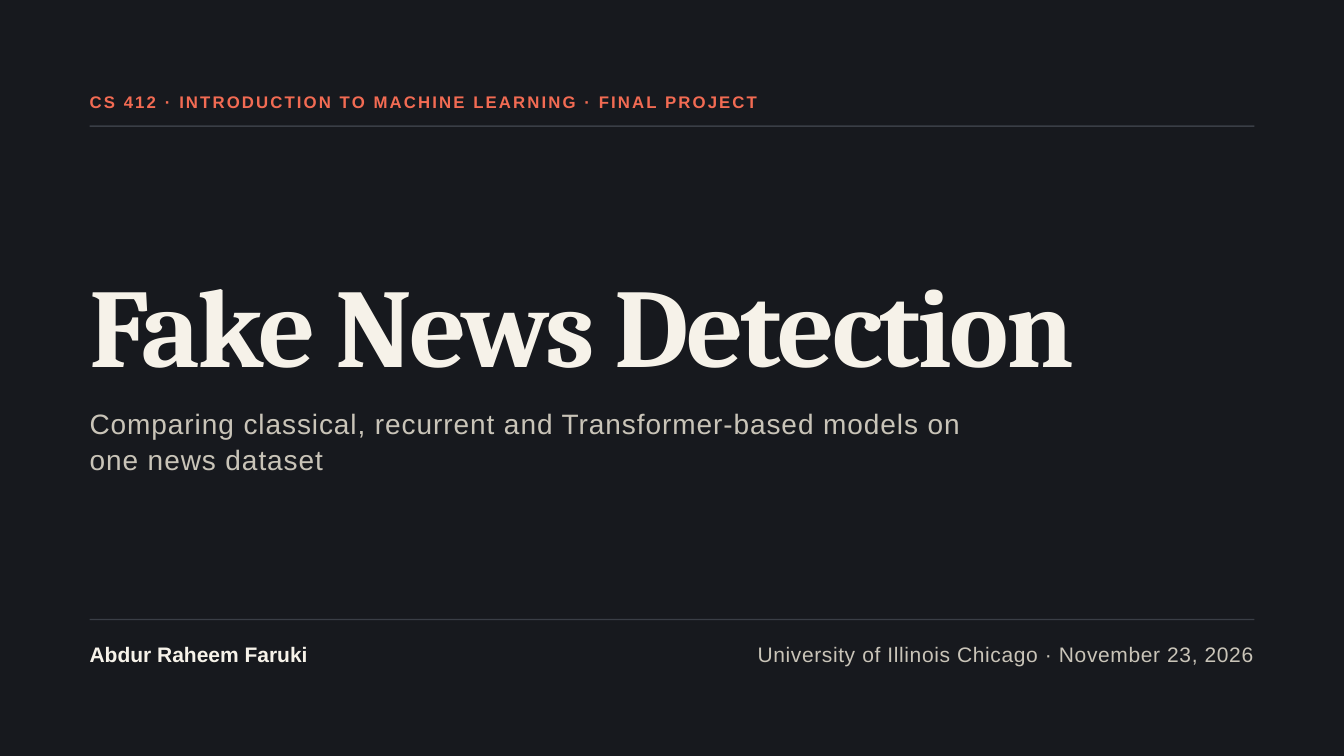
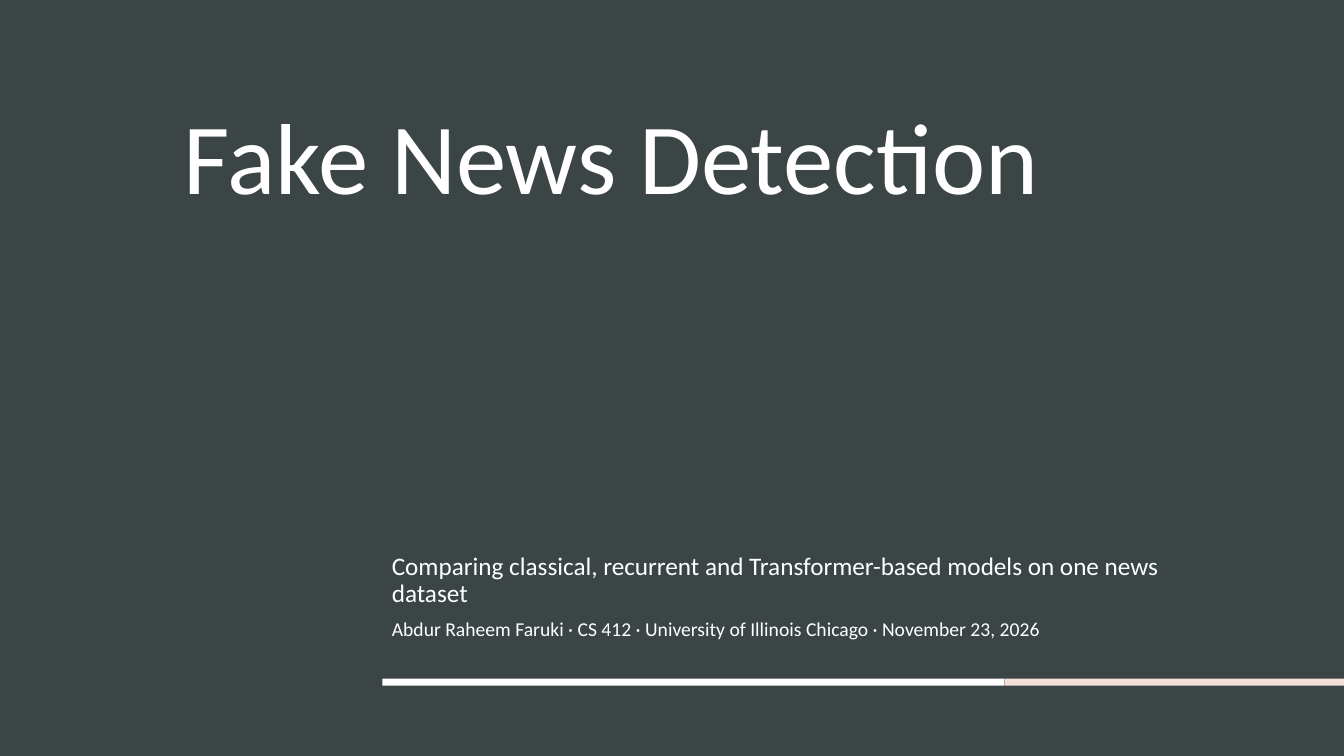
Before and after one commit to Abrafar/cs412-fake-news-detectio, a slide deck: slide 1 of presentation/CS412_Final_Presentation_Faruki.pptx. Drawn at 1344x756 pixels with LibreOffice and Linux fonts; fonts in the diff are those of the drawing. Boxes give left, top, right and bottom in pixels: in the first picture for what was removed or moved away, otherwise in the second. Text is boxed around its words. In the diff, an @@ line names an element or a change of style, - is before the commit and + after.

```diff
--- a/presentation/CS412_Final_Presentation_Faruki.pptx
+++ b/presentation/CS412_Final_Presentation_Faruki.pptx
@@ background #17191E to #3B4546 @@
@@ text removed at bbox=[90, 96, 757, 108] @@
-CS 412 · INTRODUCTION TO MACHINE LEARNING · FINAL PROJECT
@@ title "Fake News Detection": place and size @@
-title "Fake News Detection" at bbox=[90, 289, 1074, 368]
+title "Fake News Detection" at bbox=[184, 124, 1038, 195]
@@ title "Fake News Detection" at bbox=[184, 124, 1038, 195]: size 80 to 72 pt, font Cambria to Calibri, text colour #F6F2E9 to #FFFFFF, letter spacing -2 to 0 pt, bold off; line spacing 92pt to 0.8 @@
@@ line removed from (90, 126) to (1254, 126) @@
@@ text removed at bbox=[90, 413, 960, 471] @@
-Comparing classical, recurrent and Transformer-based models on one news dataset
@@ subtitle added at bbox=[392, 557, 1158, 640], 18 pt, text #FFFFFF @@
+Comparing classical, recurrent and Transformer-based models on one news dataset
+Abdur Raheem Faruki · CS 412 · University of Illinois Chicago · November 23, 2026
@@ line removed from (90, 620) to (1254, 620) @@
@@ text removed at bbox=[90, 646, 308, 662] @@
-Abdur Raheem Faruki
@@ text removed at bbox=[758, 647, 1254, 666] @@
-University of Illinois Chicago · November 23, 2026
@@ rectangle added at bbox=[382, 679, 1004, 686], fill #FFFFFF @@
@@ rectangle added at bbox=[1004, 679, 1344, 686], fill #F1DFD8 @@
```
Also in this commit, not shown: 14 other slides changed, 1 other file.
